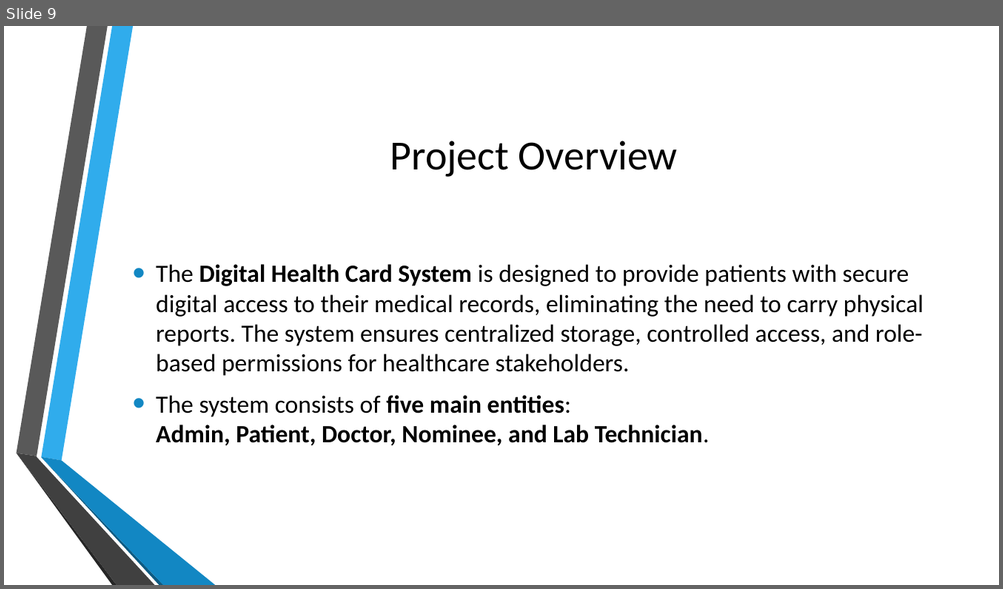
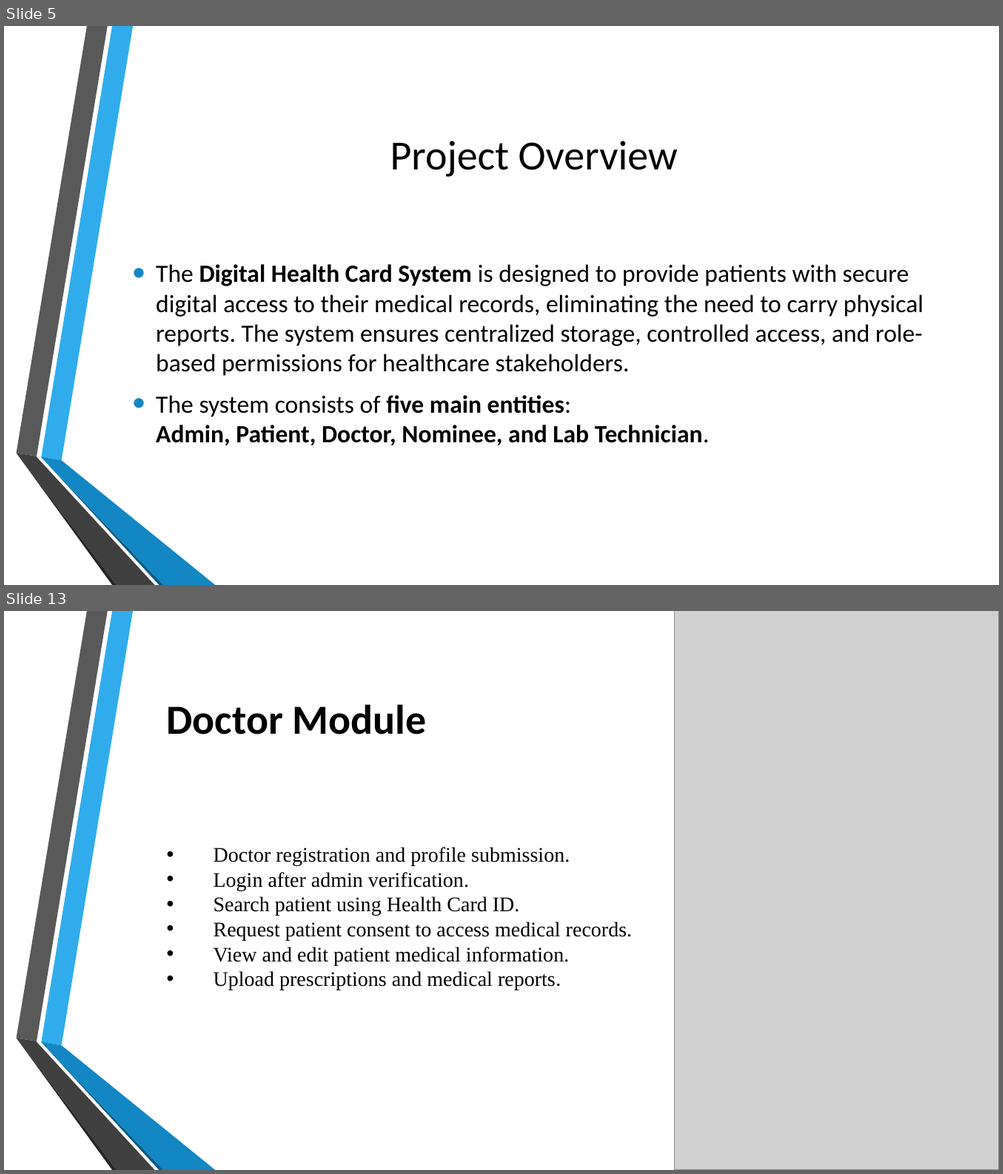
Before and after one commit to kedar3016/DIGITAL_HEALTH_CARD, a slide deck: Digital Health Card.pptx. Shown one above the other, each under a label of ours: slide 9 before the commit, slides 5 and 13 after it; the slides between them are not shown. The pictures are 1003x589 and 1003x1174 pixels, drawn with LibreOffice and Linux fonts; fonts in the diff are those of the drawing; grey boxes stand for pictures; background and template pictures are left out. Boxes give left, top, right and bottom in pixels: in the first picture for what was removed or moved away, otherwise in the second. Text is boxed around its words. In the diff, an @@ line names an element or a change of style, - is before the commit and + after.

Commit message:
Digital Health Card PPt

```diff
--- a/Digital Health Card.pptx
+++ b/Digital Health Card.pptx
@@ slide 13 added at [4, 611, 999, 1170], background picture (left out); not listed: 6 template elements that a slide beside it also shows @@
@@ picture added at [674, 611, 999, 1170] @@
@@ text added at [167, 704, 632, 991], 20 pt, text #000000 @@
+Doctor Module
+• Doctor registration and profile submission.
+• Login after admin verification.
+• Search patient using Health Card ID.
+• Request patient consent to access medical records.
+• View and edit patient medical information.
+• Upload prescriptions and medical reports.
@@ what was slide 9 is now slide 5 @@
```
Also in this commit, not shown: 9 slides changed, 7 other slides added, 1 slide removed.
